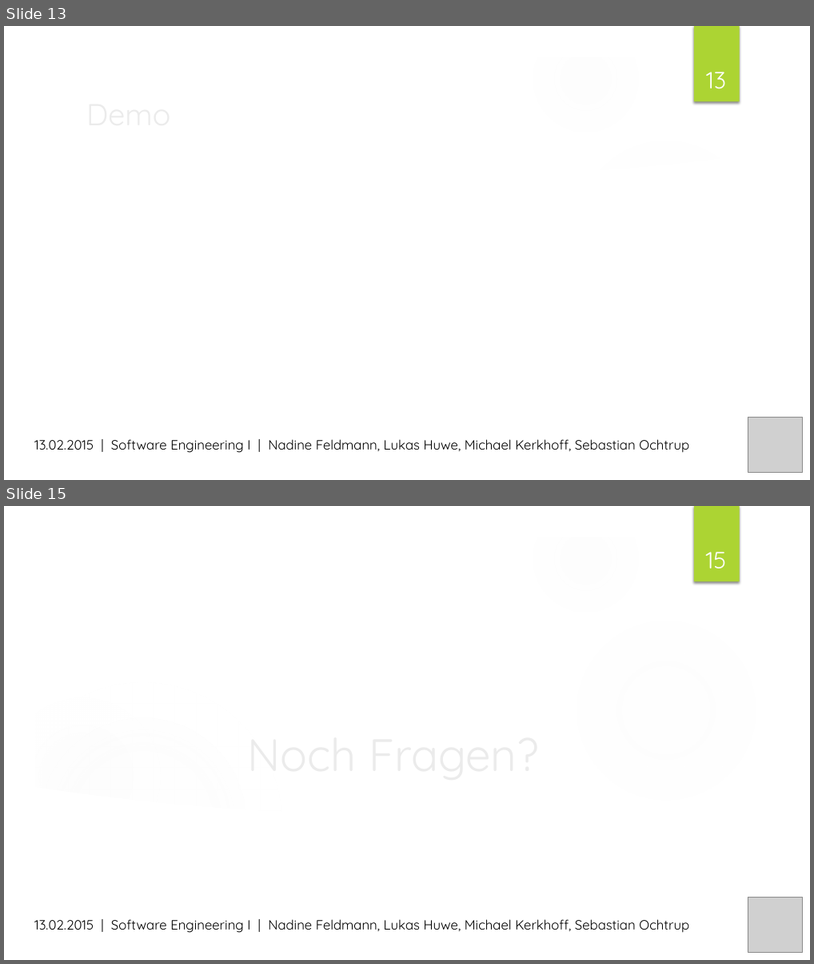
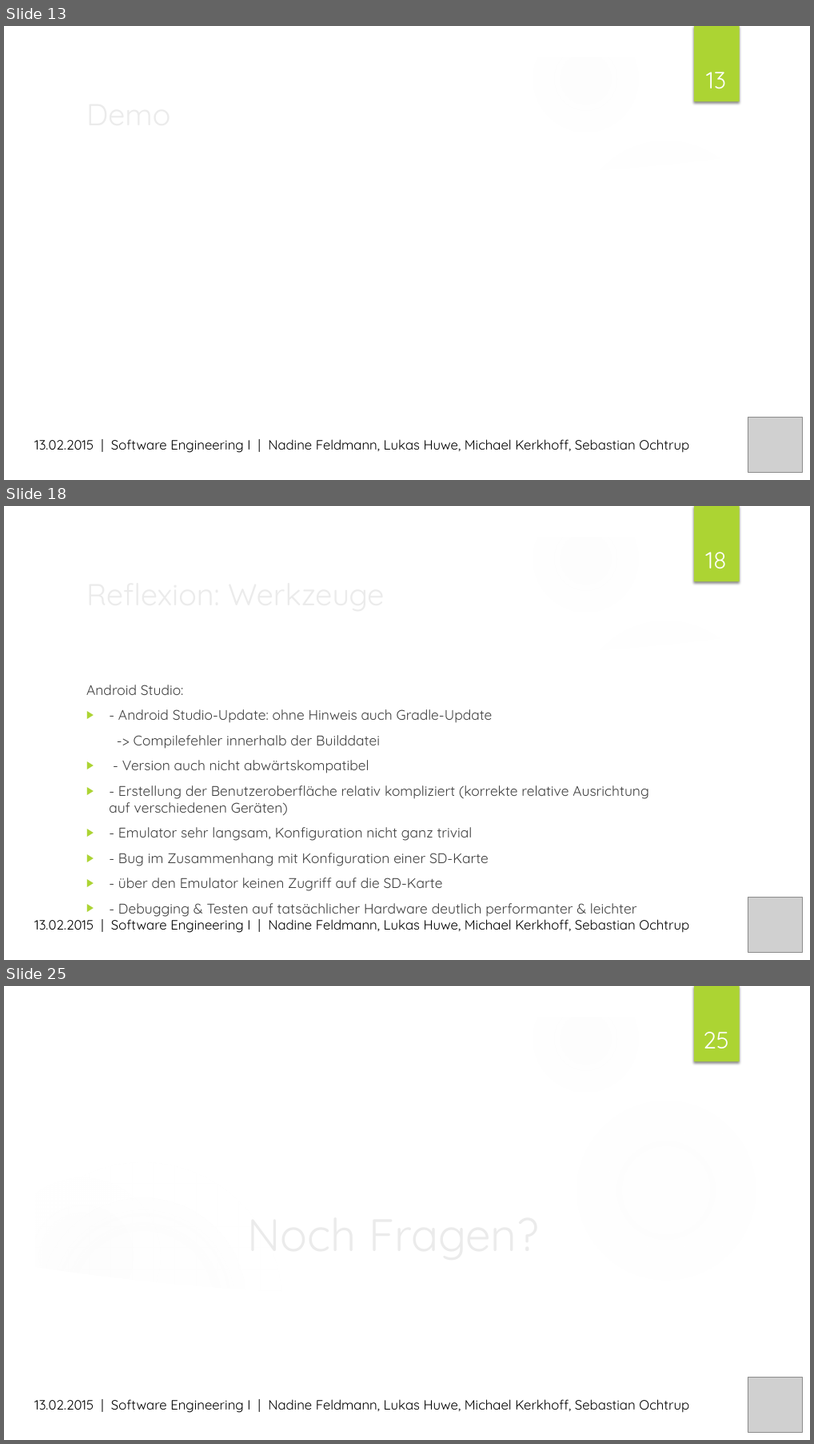
Before and after one commit to MrXXX92/pwsafe, a slide deck: Dokumentation/PWSafe Präsentation.pptx. Shown one above the other, each under a label of ours: slides 13 and 15 before the commit, slides 13, 18 and 25 after it; the slides between them are not shown. The pictures are 814x964 and 814x1444 pixels, drawn with LibreOffice and Linux fonts; fonts in the diff are those of the drawing; grey boxes stand for pictures; background and template pictures are left out. Boxes give left, top, right and bottom in pixels: in the first picture for what was removed or moved away, otherwise in the second. Text is boxed around its words. In the diff, an @@ line names an element or a change of style, - is before the commit and + after.

```diff
--- a/Dokumentation/PWSafe Präsentation.pptx
+++ b/Dokumentation/PWSafe Präsentation.pptx
@@ slide 18 added at (x1=4, y1=506, x2=810, y2=960), background picture (left out); not listed: 9 template elements that a slide beside it also shows @@
@@ page number added at (x1=706, y1=552, x2=726, y2=568), 28 pt, text #FFFFFF @@
+18
@@ title added at (x1=80, y1=570, x2=660, y2=616), 36 pt, text #EBEBEB @@
+Reflexion: Werkzeuge
@@ text added at (x1=86, y1=684, x2=650, y2=913), 16.6 pt, text #404040 @@
+Android Studio:
+▶ - Android Studio-Update: ohne Hinweis auch Gradle-Update
+-> Compilefehler innerhalb der Builddatei
+▶ - Version auch nicht abwärtskompatibel
+▶ - Erstellung der Benutzeroberfläche relativ kompliziert (korrekte relative Ausrichtung auf verschiedenen Geräten)
+▶ - Emulator sehr langsam, Konfiguration nicht ganz trivial
+▶ - Bug im Zusammenhang mit Konfiguration einer SD-Karte
+▶ - über den Emulator keinen Zugriff auf die SD-Karte
+▶ - Debugging & Testen auf tatsächlicher Hardware deutlich performanter & leichter
@@ picture added at (x1=748, y1=896, x2=802, y2=952) @@
@@ text added at (x1=34, y1=916, x2=690, y2=932), 16 pt, text #000000 @@
+13.02.2015 | Software Engineering I | Nadine Feldmann, Lukas Huwe, Michael Kerkhoff, Sebastian Ochtrup
@@ what was slide 15 is now slide 25 @@
@@ page number at (x1=703, y1=1032, x2=730, y2=1048): text changed @@
-15
+25
```
Also in this commit, not shown: 1 slide changed, 9 other slides added.
